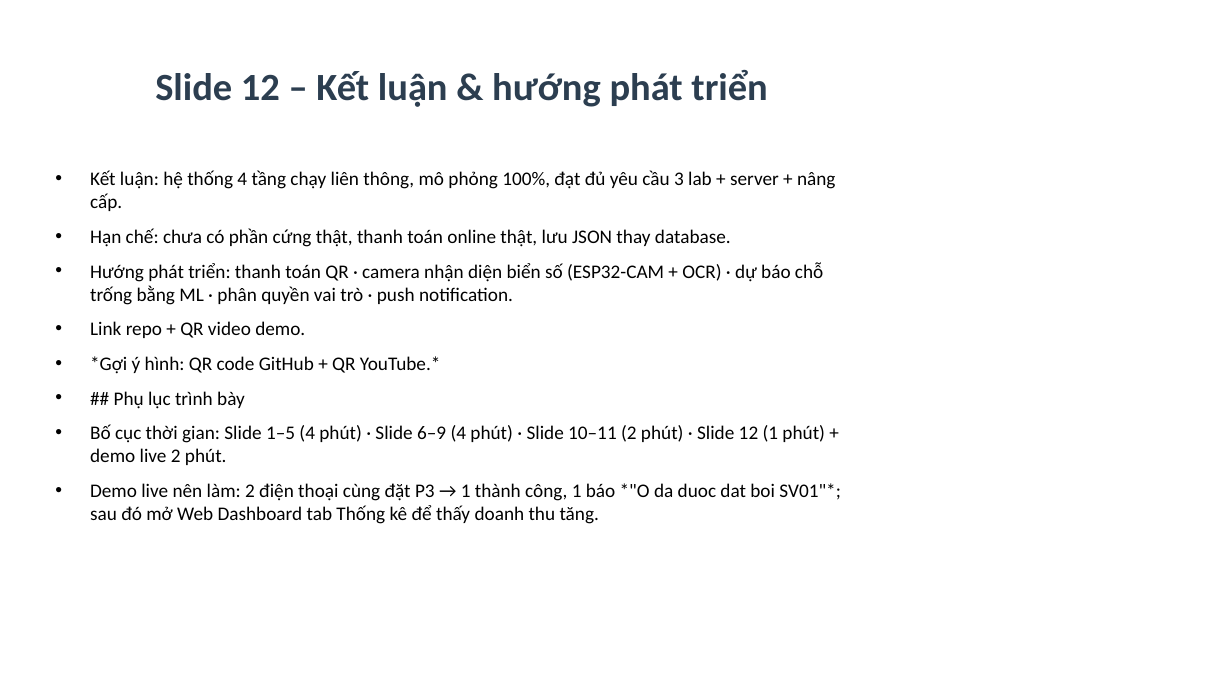
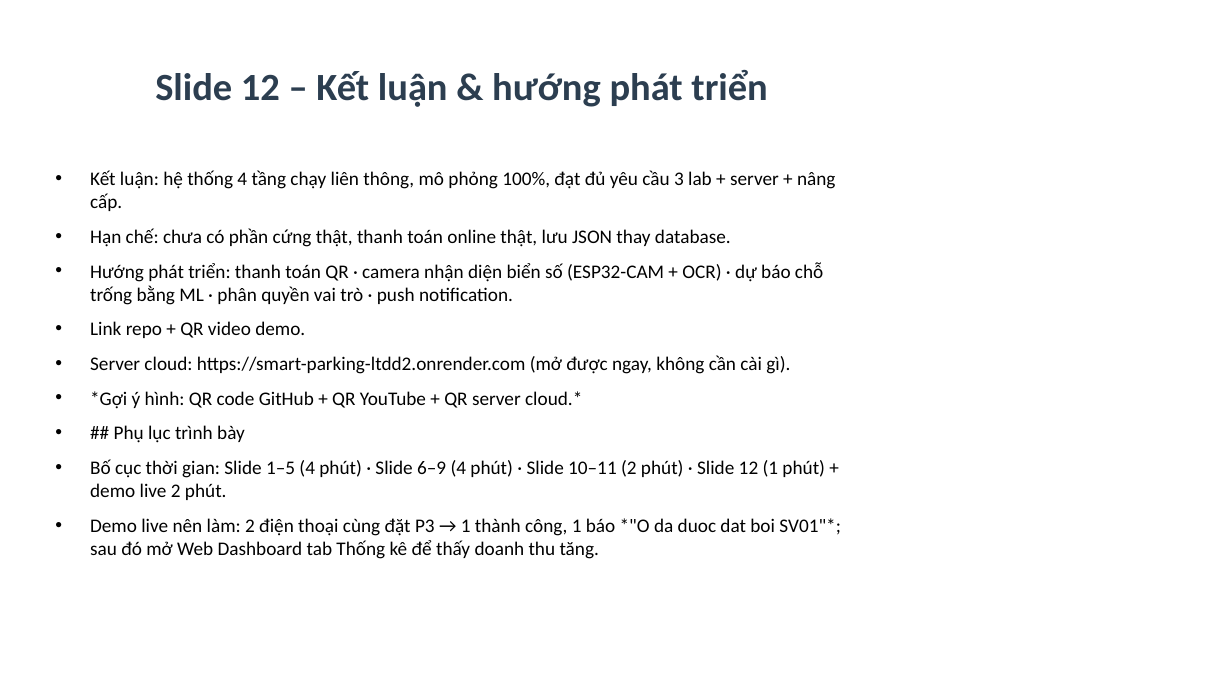
Before and after one commit to Phong220205/smart-parking-ltdd2, a slide deck: slide 14 of docs/Slide_ThuyetTrinh.pptx (slide 13 before the commit). Drawn at 1232x693 pixels with LibreOffice and Linux fonts; fonts in the diff are those of the drawing. Boxes give left, top, right and bottom in pixels: in the first picture for what was removed or moved away, otherwise in the second. Text is boxed around its words. In the diff, an @@ line names an element or a change of style, - is before the commit and + after.

```diff
--- a/docs/Slide_ThuyetTrinh.pptx
+++ b/docs/Slide_ThuyetTrinh.pptx
@@ text at bbox=[90, 355, 790, 409]: text changed @@
-• *Gợi ý hình: QR code GitHub + QR YouTube.*
+• Server cloud: https://smart-parking-ltdd2.onrender.com (mở được ngay, không cần cài gì).
+• *Gợi ý hình: QR code GitHub + QR YouTube + QR server cloud.*
```
Also in this commit, not shown: 1 other slide changed, 1 slide added, 8 other files.
